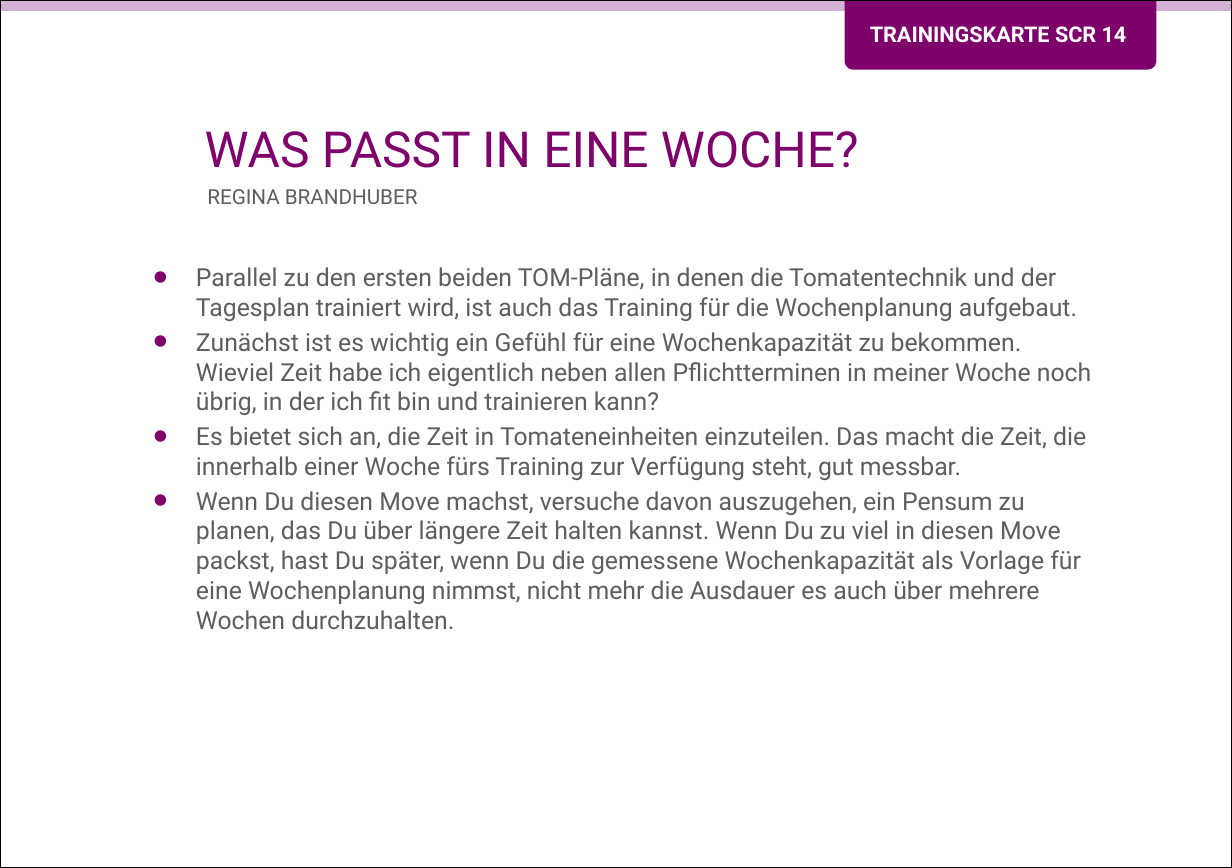
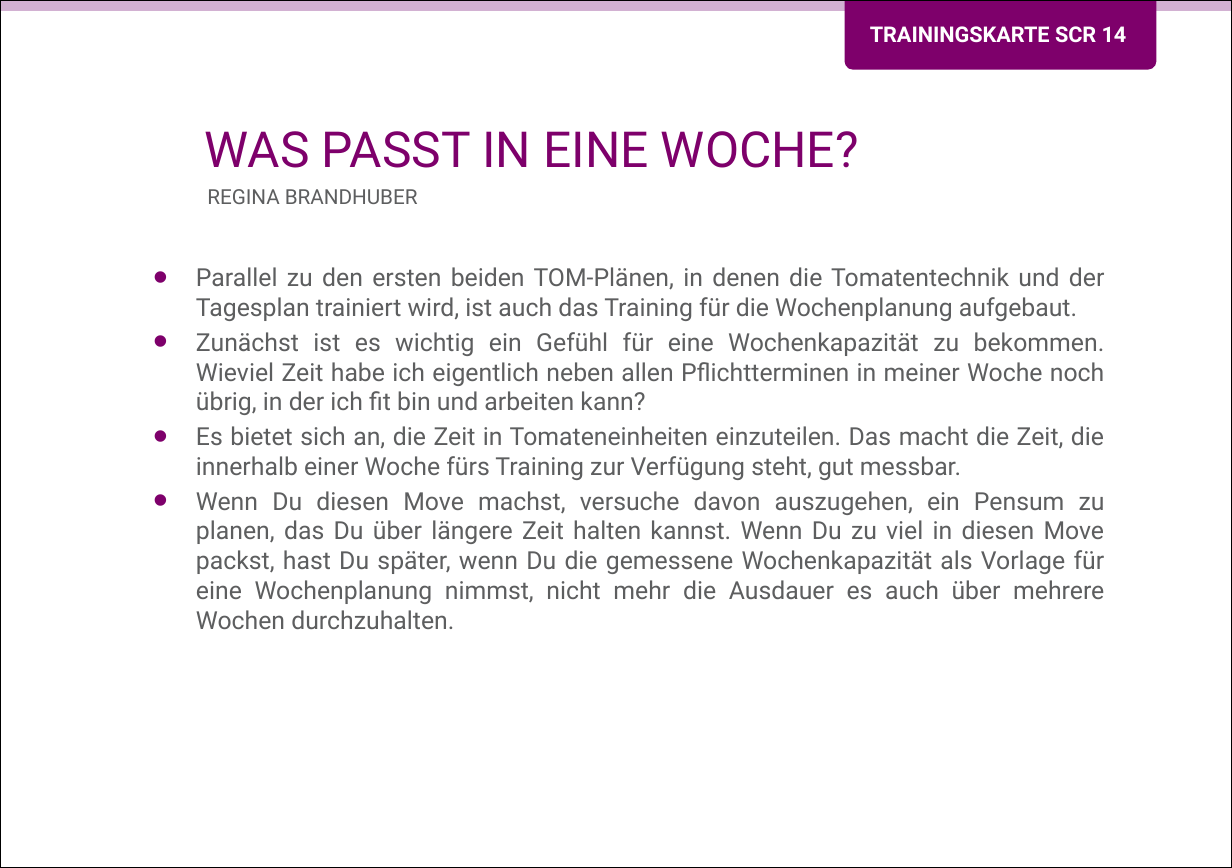
Before and after one commit to Teamtool/training-materials, a slide deck: slide 1 of training-cards/music moves/Scrum (SCR)/ger/apprentice/ger_SCR_14_Was_passt_in_eine_Woche_MM_A.pptx. Drawn at 1232x868 pixels with LibreOffice and Linux fonts; fonts in the diff are those of the drawing; background and template pictures are left out. Boxes give left, top, right and bottom in pixels: in the first picture for what was removed or moved away, otherwise in the second. Text is boxed around its words. In the diff, an @@ line names an element or a change of style, - is before the commit and + after.

```diff
--- a/training-cards/music moves/Scrum (SCR)/ger/apprentice/ger_SCR_14_Was_passt_in_eine_Woche_MM_A.pptx
+++ b/training-cards/music moves/Scrum (SCR)/ger/apprentice/ger_SCR_14_Was_passt_in_eine_Woche_MM_A.pptx
@@ text at [196,267,1105,415]: text changed @@
-• Parallel zu den ersten beiden TOM-Pläne, in denen die Tomatentechnik und der Tagesplan trainiert wird, ist auch das Training für die Wochenplanung aufgebaut.
-• Zunächst ist es wichtig ein Gefühl für eine Wochenkapazität zu bekommen. Wieviel Zeit habe ich eigentlich neben allen Pflichtterminen in meiner Woche noch übrig, in der ich fit bin und trainieren kann?
+• Parallel zu den ersten beiden TOM-Plänen, in denen die Tomatentechnik und der Tagesplan trainiert wird, ist auch das Training für die Wochenplanung aufgebaut.
+• Zunächst ist es wichtig ein Gefühl für eine Wochenkapazität zu bekommen. Wieviel Zeit habe ich eigentlich neben allen Pflichtterminen in meiner Woche noch übrig, in der ich fit bin und arbeiten kann?
@@ text at [196,426,1105,629]: alignment left to justified @@
```
Also in this commit, not shown: 1 other slide changed, 3 other files.
